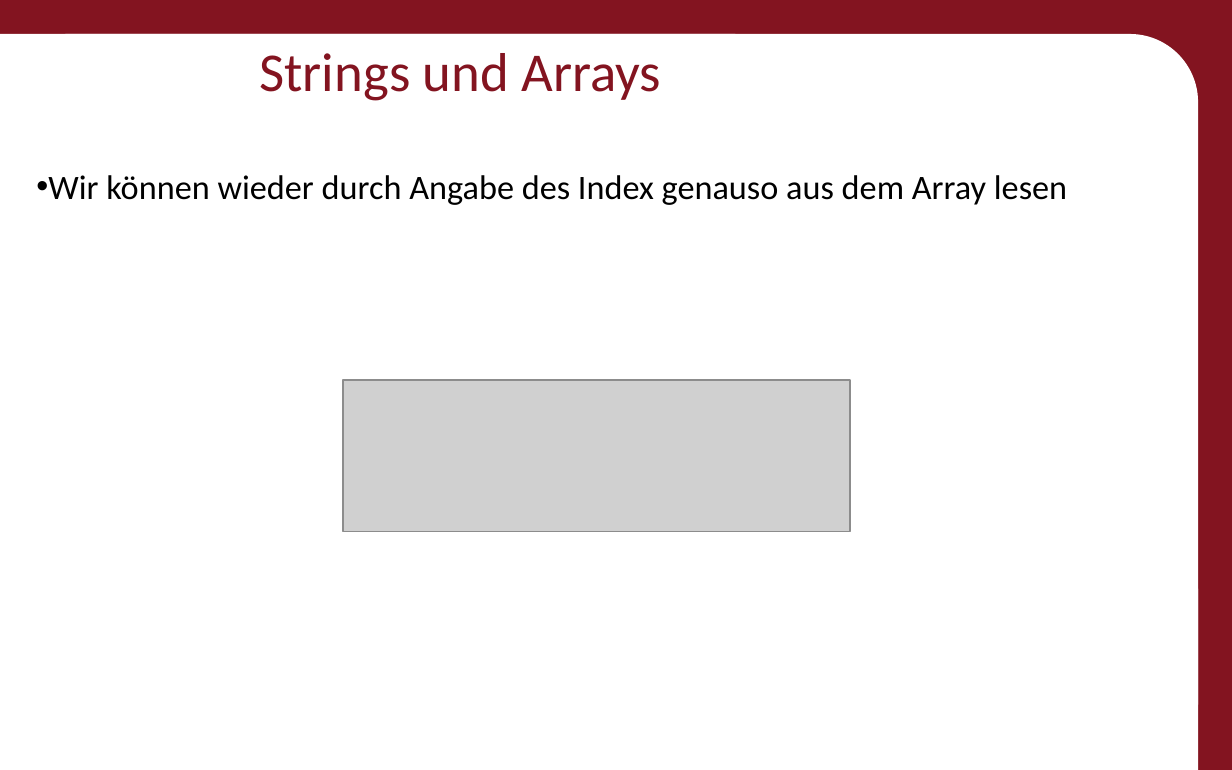
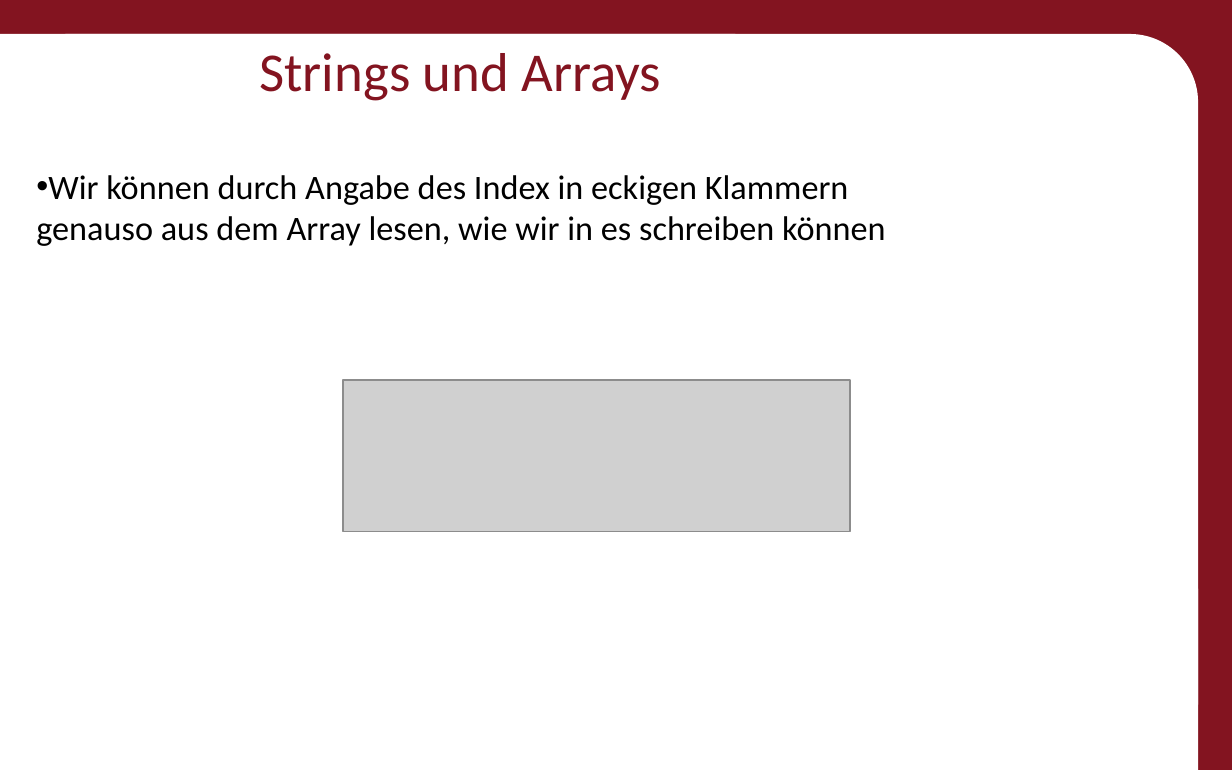
Before and after one commit to Roboscope/java-with-nao, a slide deck: slide 46 of Präsentationen/Anfänger - Java mit NAO.pptx. Drawn at 1232x770 pixels with LibreOffice and Linux fonts; fonts in the diff are those of the drawing; grey boxes stand for pictures; background and template pictures are left out. Boxes give left, top, right and bottom in pixels: in the first picture for what was removed or moved away, otherwise in the second. Text is boxed around its words. In the diff, an @@ line names an element or a change of style, - is before the commit and + after.

```diff
--- a/Präsentationen/Anfänger - Java mit NAO.pptx
+++ b/Präsentationen/Anfänger - Java mit NAO.pptx
@@ text at box(36, 175, 886, 246): text changed @@
-• Wir können wieder durch Angabe des Index genauso aus dem Array lesen
+• Wir können durch Angabe des Index in eckigen Klammern
+  genauso aus dem Array lesen, wie wir in es schreiben können
```
Also in this commit, not shown: 4 other slides changed, 12 other files.
